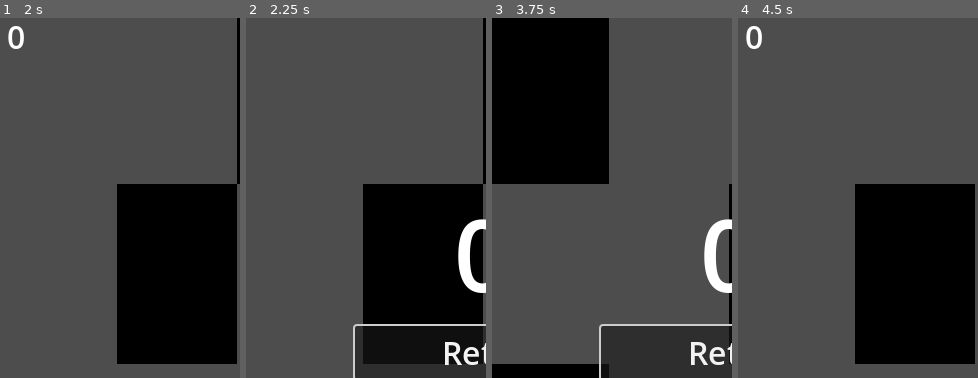
Above: before the commit, frames 1-4 (left to right).
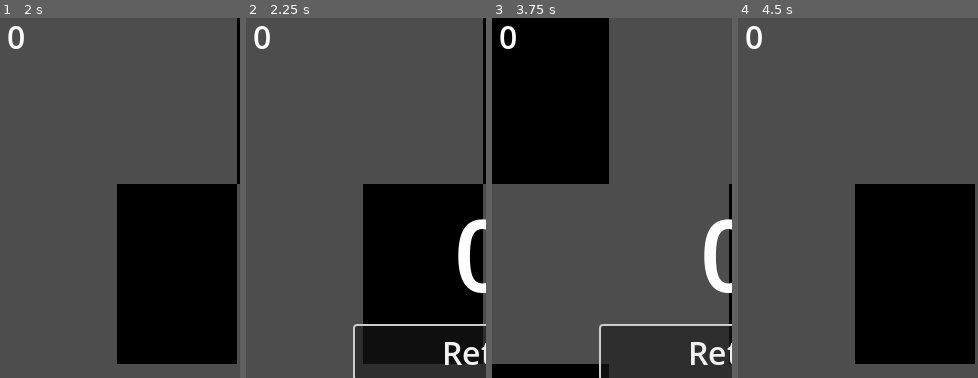
Above: after the commit, the same moments.

Repository: mariusz-tang/godot-piano-tiles
Game: Godot game, scene res://scenes/main.tscn
Two runs of this game, one before a commit and one after it. Both use one fixed random seed, a clock stepped at 60 frames per second and the inputs below.
Inputs:
- Up to frame 1 (2 s): click "Reset Highscore" at 0.5 s; click "Start" at 1.25 s
- Up to frame 2 (2.25 s): tap Enter at 2 s; tap D (tile_1) at 2.1 s
- Up to frame 3 (3.75 s): click "Retry" at 2.75 s; tap Space at 3.5 s; tap F (tile_2) at 3.6 s
- Up to frame 4 (4.5 s): click "Retry" at 4.25 s
The pictures show only the part of the screen within x 1-51%, y 2-52%; the shares and areas given below are measured in that part.

Frame 1 is identical in both runs. In frame 2, 0.3% of the frame differs, in the area x 3-10%, y 2-9%; in frame 3, 0.3%; in frame 4, nothing differs.

Commit message:
Refactor UI code
- Move HUD into its own folder and separate main
menu into its own scene.
- Menus should give up control themselves rather
than have control taken away from them.
- Move some events into MetaEvents autoload.

Diff:
--- /dev/null
+++ b/globals/meta_events.gd
@@ -0,0 +1,7 @@
+extends Node
+
+signal highscore_reset_requested
+signal tile_colour_changed(new_colour: Color)
+
+signal game_started
+signal game_over(final_score: int)
--- a/project.godot
+++ b/project.godot
@@ -14,6 +14,10 @@
 run/main_scene="res://scenes/main.tscn"
 config/features=PackedStringArray("4.2", "Forward Plus")
 config/icon="res://icon.svg"
+
+[autoload]
+
+MetaEvents="*res://globals/meta_events.gd"
 
 [debug]
 
--- a/scenes/hud.gd
+++ /dev/null
@@ -1,75 +0,0 @@
-class_name HUD
-extends Control
-
-signal start_pressed
-signal reset_highscore_pressed
-signal quit_pressed
-signal tile_colour_changed(colour: Color)
-
-@export_group("Top HUD")
-@export var _score_label: Label
-@export var _highscore_label: Label
-
-@export_group("Menu")
-@export var _menu: Container
-@export var _start_button: Button
-@export var _final_score_label: Label
-@export var _colour_picker_button: ColorPickerButton
-
-
-func update_score(new_score: int) -> void:
-	_score_label.text = str(new_score)
-
-
-func update_highscore(new_highscore: int) -> void:
-	_highscore_label.text = "Highscore: " + str(new_highscore)
-
-
-## Update the colour displayed by the tile colour option in the menu.
-func set_tile_colour(colour: Color) -> void:
-	_colour_picker_button.color = colour
-
-
-## Show the menu and focus the start button.
-func show_menu() -> void:
-	_start_button.text = "Start"
-	_set_show_big_score(false)
-	_menu.show()
-	_start_button.grab_focus()
-
-
-## Similar to [method HUD.show_menu] but show "Retry" instead of "Start" and
-## display the score achieved.
-func show_fail_menu(final_score: int) -> void:
-	_start_button.text = "Retry"
-	_final_score_label.text = str(final_score)
-	_set_show_big_score(true)
-	_menu.show()
-	_start_button.grab_focus()
-
-
-func _set_show_big_score(value: bool) -> void:
-	if value:
-		_final_score_label.show()
-		_score_label.hide()
-	else:
-		_final_score_label.hide()
-		_score_label.show()
-
-
-func _on_start_button_pressed() -> void:
-	_menu.hide()
-	_set_show_big_score(false)
-	start_pressed.emit()
-
-
-func _on_reset_highscore_button_pressed() -> void:
-	reset_highscore_pressed.emit()
-
-
-func _on_quit_button_pressed() -> void:
-	quit_pressed.emit()
-
-
-func _on_tile_color_changed(colour: Color) -> void:
-	tile_colour_changed.emit(colour)
--- a/scenes/hud.tscn
+++ /dev/null
@@ -1,86 +0,0 @@
-[gd_scene load_steps=2 format=3 uid="uid://ctvns6xnlrd4l"]
-
-[ext_resource type="Script" path="res://scenes/hud.gd" id="1_4caqb"]
-
-[node name="HUD" type="MarginContainer" node_paths=PackedStringArray("_score_label", "_highscore_label", "_menu", "_start_button", "_final_score_label", "_colour_picker_button")]
-offset_right = 480.0
-offset_bottom = 720.0
-theme_override_constants/margin_left = 10
-theme_override_constants/margin_top = 10
-theme_override_constants/margin_right = 10
-theme_override_constants/margin_bottom = 10
-script = ExtResource("1_4caqb")
-_score_label = NodePath("ScoreLabel")
-_highscore_label = NodePath("HighscoreLabel")
-_menu = NodePath("Menu")
-_start_button = NodePath("Menu/StartButton")
-_final_score_label = NodePath("Menu/FinalScoreLabel")
-_colour_picker_button = NodePath("Menu/TileColourPanel/TileColourPicker/TileColourButton")
-
-[node name="ScoreLabel" type="Label" parent="."]
-layout_mode = 2
-size_flags_horizontal = 0
-size_flags_vertical = 0
-theme_override_font_sizes/font_size = 32
-text = "0"
-
-[node name="HighscoreLabel" type="Label" parent="."]
-layout_mode = 2
-size_flags_horizontal = 8
-size_flags_vertical = 0
-theme_override_font_sizes/font_size = 32
-text = "Highscore: 0"
-
-[node name="Menu" type="VBoxContainer" parent="."]
-layout_mode = 2
-size_flags_horizontal = 4
-size_flags_vertical = 4
-
-[node name="FinalScoreLabel" type="Label" parent="Menu"]
-visible = false
-layout_mode = 2
-size_flags_horizontal = 4
-theme_override_font_sizes/font_size = 100
-
-[node name="StartButton" type="Button" parent="Menu"]
-layout_mode = 2
-size_flags_vertical = 4
-theme_override_font_sizes/font_size = 32
-text = "Start"
-
-[node name="ResetHighscoreButton" type="Button" parent="Menu"]
-layout_mode = 2
-size_flags_vertical = 4
-theme_override_font_sizes/font_size = 32
-text = "Reset Highscore"
-
-[node name="TileColourPanel" type="PanelContainer" parent="Menu"]
-layout_mode = 2
-
-[node name="TileColourPicker" type="HBoxContainer" parent="Menu/TileColourPanel"]
-layout_mode = 2
-size_flags_horizontal = 4
-size_flags_vertical = 4
-
-[node name="TileColourLabel" type="Label" parent="Menu/TileColourPanel/TileColourPicker"]
-layout_mode = 2
-theme_override_colors/font_color = Color(0.87451, 0.87451, 0.87451, 1)
-theme_override_font_sizes/font_size = 32
-text = "Tile Colour"
-
-[node name="TileColourButton" type="ColorPickerButton" parent="Menu/TileColourPanel/TileColourPicker"]
-custom_minimum_size = Vector2(32, 32)
-layout_mode = 2
-size_flags_vertical = 4
-flat = true
-
-[node name="QuitButton" type="Button" parent="Menu"]
-layout_mode = 2
-size_flags_vertical = 4
-theme_override_font_sizes/font_size = 32
-text = "Quit"
-
-[connection signal="pressed" from="Menu/StartButton" to="." method="_on_start_button_pressed"]
-[connection signal="pressed" from="Menu/ResetHighscoreButton" to="." method="_on_reset_highscore_button_pressed"]
-[connection signal="color_changed" from="Menu/TileColourPanel/TileColourPicker/TileColourButton" to="." method="_on_tile_color_changed"]
-[connection signal="pressed" from="Menu/QuitButton" to="." method="_on_quit_button_pressed"]
--- /dev/null
+++ b/scenes/hud/hud.gd
@@ -0,0 +1,22 @@
+class_name HUD
+extends Control
+
+@export_group("Top HUD")
+@export var _score_label: Label
+@export var _highscore_label: Label
+
+@export_group("Menus")
+@export var _main_menu: MainMenu
+
+
+func _ready() -> void:
+	MetaEvents.game_over.connect(_main_menu.show_retry)
+	_main_menu.show_main()
+
+
+func update_score(new_score: int) -> void:
+	_score_label.text = str(new_score)
+
+
+func update_highscore(new_highscore: int) -> void:
+	_highscore_label.text = "Highscore: " + str(new_highscore)
--- /dev/null
+++ b/scenes/hud/hud.tscn
@@ -0,0 +1,33 @@
+[gd_scene load_steps=3 format=3 uid="uid://ctvns6xnlrd4l"]
+
+[ext_resource type="Script" path="res://scenes/hud/hud.gd" id="1_4caqb"]
+[ext_resource type="PackedScene" uid="uid://bl86vwnlw3q6v" path="res://scenes/hud/main_menu.tscn" id="2_ox68h"]
+
+[node name="HUD" type="MarginContainer" node_paths=PackedStringArray("_score_label", "_highscore_label", "_main_menu")]
+offset_right = 480.0
+offset_bottom = 720.0
+theme_override_constants/margin_left = 10
+theme_override_constants/margin_top = 10
+theme_override_constants/margin_right = 10
+theme_override_constants/margin_bottom = 10
+script = ExtResource("1_4caqb")
+_score_label = NodePath("ScoreLabel")
+_highscore_label = NodePath("HighscoreLabel")
+_main_menu = NodePath("MainMenu")
+
+[node name="ScoreLabel" type="Label" parent="."]
+layout_mode = 2
+size_flags_horizontal = 0
+size_flags_vertical = 0
+theme_override_font_sizes/font_size = 32
+text = "0"
+
+[node name="HighscoreLabel" type="Label" parent="."]
+layout_mode = 2
+size_flags_horizontal = 8
+size_flags_vertical = 0
+theme_override_font_sizes/font_size = 32
+text = "Highscore: 0"
+
+[node name="MainMenu" parent="." instance=ExtResource("2_ox68h")]
+layout_mode = 2
--- /dev/null
+++ b/scenes/hud/main_menu.gd
@@ -0,0 +1,40 @@
+class_name MainMenu
+extends Container
+
+@export var _final_score_label: Label
+@export var _start_button: Button
+
+
+## Show the menu and focus the start button.
+func show_main() -> void:
+	_start_button.text = "Start"
+	_final_score_label.hide()
+	show()
+	_start_button.grab_focus()
+
+
+## Similar to [method MainMenu.show_main] but show "Retry" instead of "Start"
+## and display the score achieved.
+func show_retry(final_score: int) -> void:
+	_start_button.text = "Retry"
+	_final_score_label.text = str(final_score)
+	_final_score_label.show()
+	show()
+	_start_button.grab_focus()
+
+
+func _on_start_pressed() -> void:
+	hide()
+	MetaEvents.game_started.emit()
+
+
+func _on_reset_highscore_pressed() -> void:
+	MetaEvents.highscore_reset_requested.emit()
+
+
+func _on_tile_colour_changed(new_colour: Color) -> void:
+	MetaEvents.tile_colour_changed.emit(new_colour)
+
+
+func _on_quit_pressed() -> void:
+	get_tree().quit()
--- /dev/null
+++ b/scenes/hud/main_menu.tscn
@@ -0,0 +1,60 @@
+[gd_scene load_steps=2 format=3 uid="uid://bl86vwnlw3q6v"]
+
+[ext_resource type="Script" path="res://scenes/hud/main_menu.gd" id="1_3k8ao"]
+
+[node name="MainMenu" type="VBoxContainer" node_paths=PackedStringArray("_final_score_label", "_start_button")]
+size_flags_horizontal = 4
+size_flags_vertical = 4
+script = ExtResource("1_3k8ao")
+_final_score_label = NodePath("FinalScoreLabel")
+_start_button = NodePath("StartButton")
+
+[node name="FinalScoreLabel" type="Label" parent="."]
+visible = false
+layout_mode = 2
+size_flags_horizontal = 4
+theme_override_font_sizes/font_size = 100
+text = "0"
+
+[node name="StartButton" type="Button" parent="."]
+layout_mode = 2
+size_flags_vertical = 4
+theme_override_font_sizes/font_size = 32
+text = "Start"
+
+[node name="ResetHighscoreButton" type="Button" parent="."]
+layout_mode = 2
+size_flags_vertical = 4
+theme_override_font_sizes/font_size = 32
+text = "Reset Highscore"
+
+[node name="TileColourPanel" type="PanelContainer" parent="."]
+layout_mode = 2
+
+[node name="TileColourPicker" type="HBoxContainer" parent="TileColourPanel"]
+layout_mode = 2
+size_flags_horizontal = 4
+size_flags_vertical = 4
+
+[node name="TileColourLabel" type="Label" parent="TileColourPanel/TileColourPicker"]
+layout_mode = 2
+theme_override_colors/font_color = Color(0.87451, 0.87451, 0.87451, 1)
+theme_override_font_sizes/font_size = 32
+text = "Tile Colour"
+
+[node name="TileColourButton" type="ColorPickerButton" parent="TileColourPanel/TileColourPicker"]
+custom_minimum_size = Vector2(32, 32)
+layout_mode = 2
+size_flags_vertical = 4
+flat = true
+
+[node name="QuitButton" type="Button" parent="."]
+layout_mode = 2
+size_flags_vertical = 4
+theme_override_font_sizes/font_size = 32
+text = "Quit"
+
+[connection signal="pressed" from="StartButton" to="." method="_on_start_pressed"]
+[connection signal="pressed" from="ResetHighscoreButton" to="." method="_on_reset_highscore_pressed"]
+[connection signal="color_changed" from="TileColourPanel/TileColourPicker/TileColourButton" to="." method="_on_tile_colour_changed"]
+[connection signal="pressed" from="QuitButton" to="." method="_on_quit_pressed"]
--- a/scenes/main.gd
+++ b/scenes/main.gd
@@ -20,27 +20,15 @@
 
 
 func _ready() -> void:
-	_hud.start_pressed.connect(_start_game)
-	_hud.reset_highscore_pressed.connect(_reset_highscore)
-	_hud.tile_colour_changed.connect(_update_tile_colour)
-	_hud.quit_pressed.connect(get_tree().quit)
-
 	_game.score_changed.connect(_hud.update_score)
-	_game.game_over.connect(_on_game_over)
-	_game.game_over.connect(_hud.show_fail_menu)
 	_game.generate()
 
 	_load_config()
 	_load_highscore()
-	_hud.show_menu()
+	MetaEvents.tile_colour_changed.connect(_update_tile_colour_config)
 
 
-func _start_game() -> void:
-	_game.play(true)
-
-
-func _update_tile_colour(colour: Color) -> void:
-	_game.tile_colour = colour
+func _update_tile_colour_config(colour: Color) -> void:
 	_config_file.set_value("Visuals", "tile_colour", colour)
 	_config_file.save(_CONFIG_FILE_PATH)
 
@@ -86,5 +74,4 @@
 	var colour: Color = _config_file.get_value(
 		"Visuals", "tile_colour", Color.BLACK
 	)
-	_update_tile_colour(colour)
-	_hud.set_tile_colour(colour)
+	MetaEvents.tile_colour_changed.emit(colour)
--- a/scenes/main.tscn
+++ b/scenes/main.tscn
@@ -1,7 +1,7 @@
 [gd_scene load_steps=4 format=3 uid="uid://fa0edikoop75"]
 
 [ext_resource type="Script" path="res://scenes/main.gd" id="1_5pbcg"]
-[ext_resource type="PackedScene" uid="uid://ctvns6xnlrd4l" path="res://scenes/hud.tscn" id="3_6uwua"]
+[ext_resource type="PackedScene" uid="uid://ctvns6xnlrd4l" path="res://scenes/hud/hud.tscn" id="3_6uwua"]
 [ext_resource type="PackedScene" uid="uid://bie5kmreet40m" path="res://scenes/tiles/tile_player.tscn" id="5_5c33q"]
 
 [node name="Main" type="Node" node_paths=PackedStringArray("_hud", "_game")]
--- a/scenes/tiles/tile_player.gd
+++ b/scenes/tiles/tile_player.gd
@@ -2,7 +2,6 @@
 extends Node
 ## A gameplay manager class. Handles tile generation and parses gameplay inputs.
 
-signal game_over(final_score: int)
 signal score_changed(new_score: int)
 
 const _TILE_HEIGHT: int = 720 / 4
@@ -36,6 +35,10 @@
 func _ready() -> void:
 	# Begin in a paused state until play is called.
 	pause()
+	MetaEvents.game_started.connect(play.bind(true))
+	MetaEvents.tile_colour_changed.connect(
+		func(c: Color) -> void: tile_colour = c
+	)
 
 
 func _unhandled_input(event: InputEvent) -> void:
@@ -101,8 +104,9 @@
 		_score += 1
 		_audio_player.play_stream(_success_sound)
 	else:
+		pause()
 		_audio_player.play_stream(_fail_sound)
-		game_over.emit(_score)
+		MetaEvents.game_over.emit(_score)
 
 
 func _shift() -> void:
